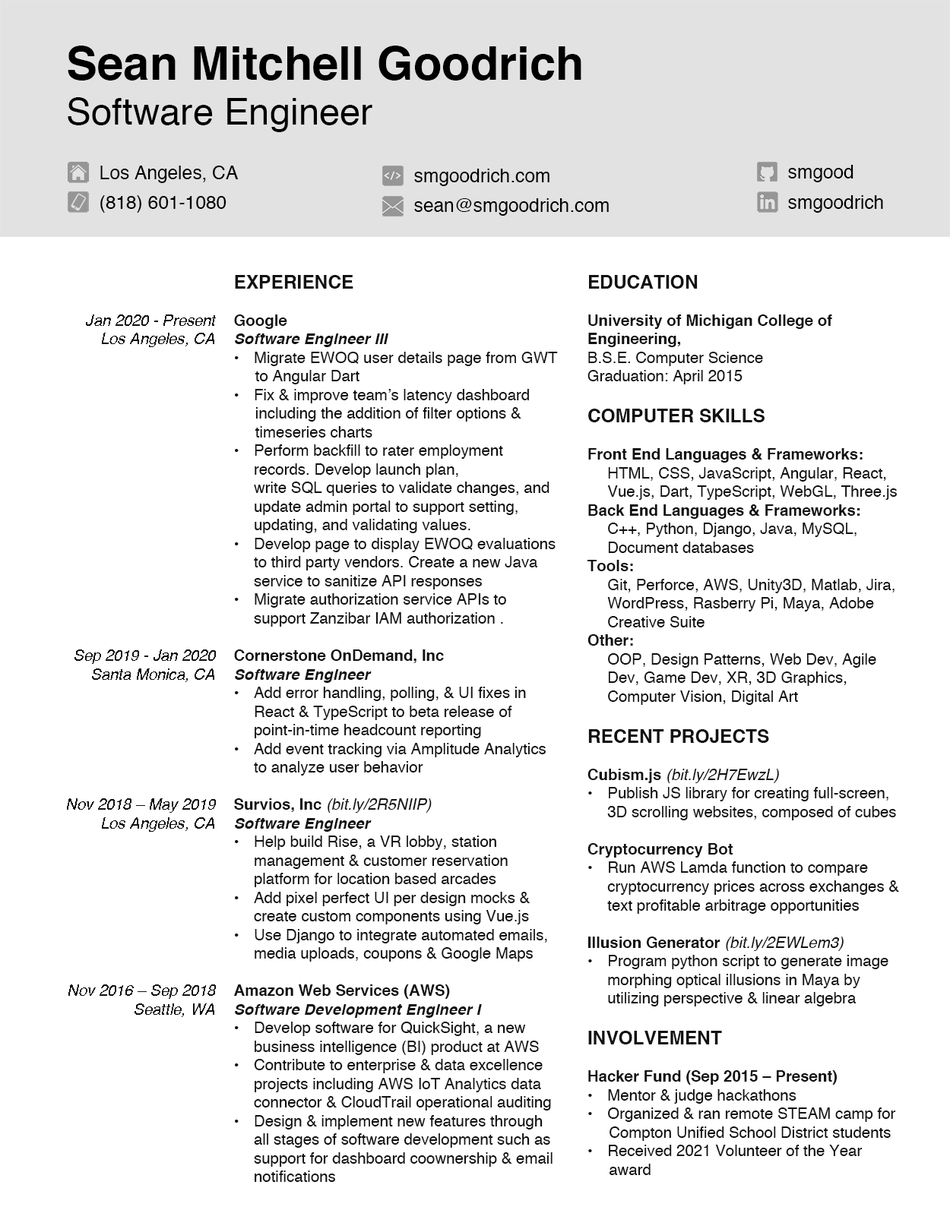
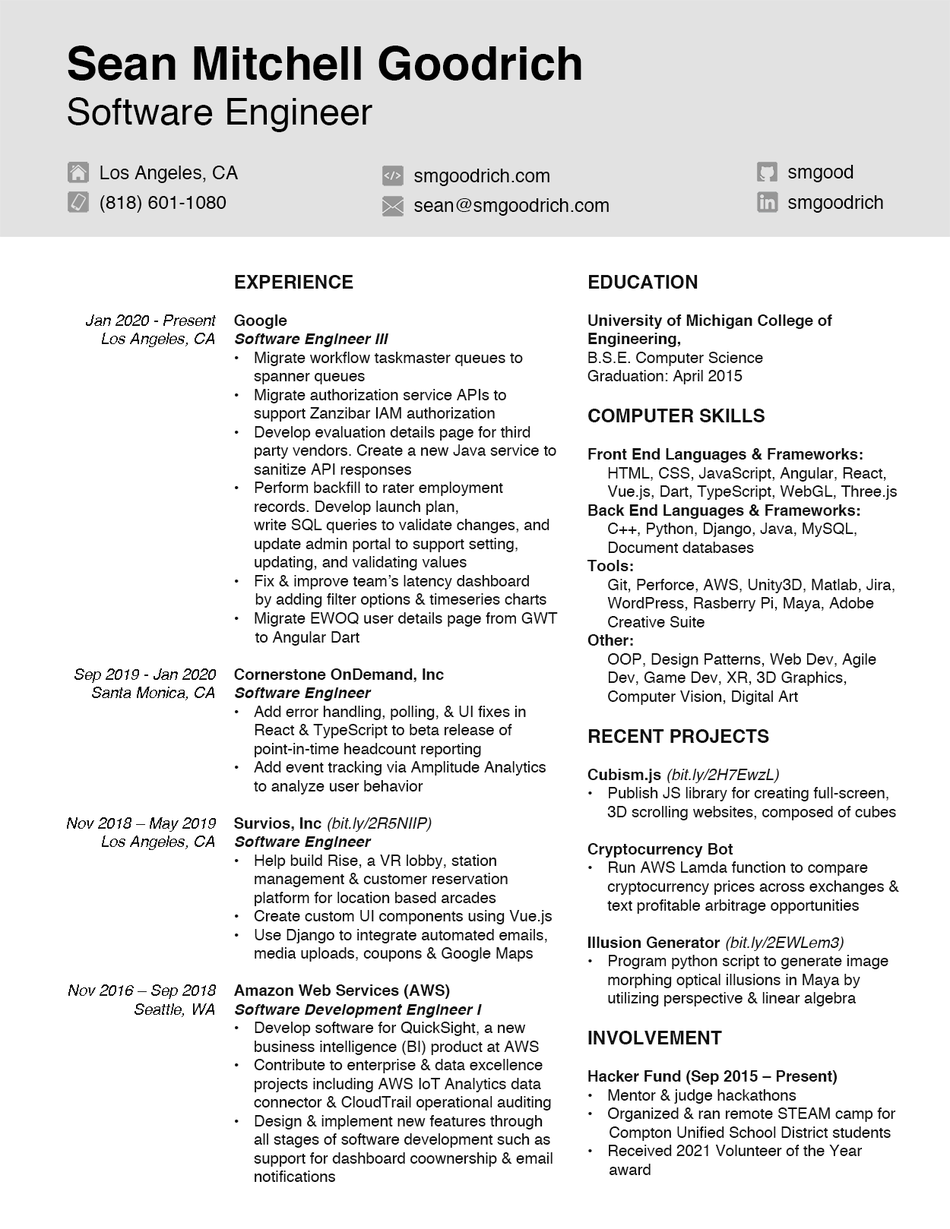
Before/after of a w=950, h=1229 layered artwork. What changed in the layer stack:
painted on "Dates + Locations" over [66, 649, 216, 851]
painted on "EXPERIENCE + Projects" over [234, 351, 558, 925]
